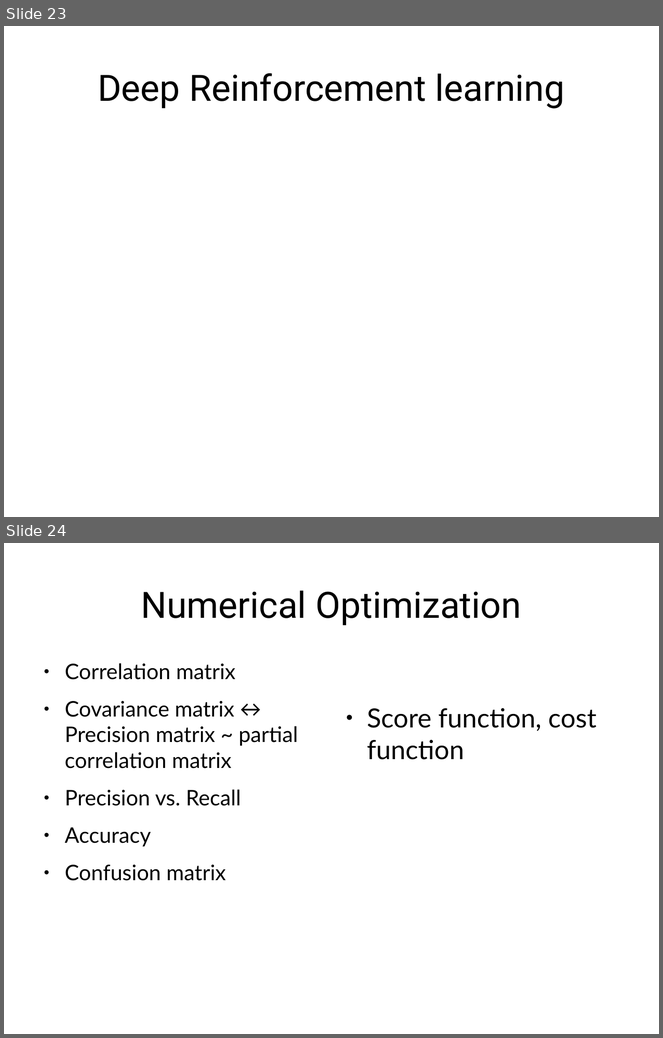
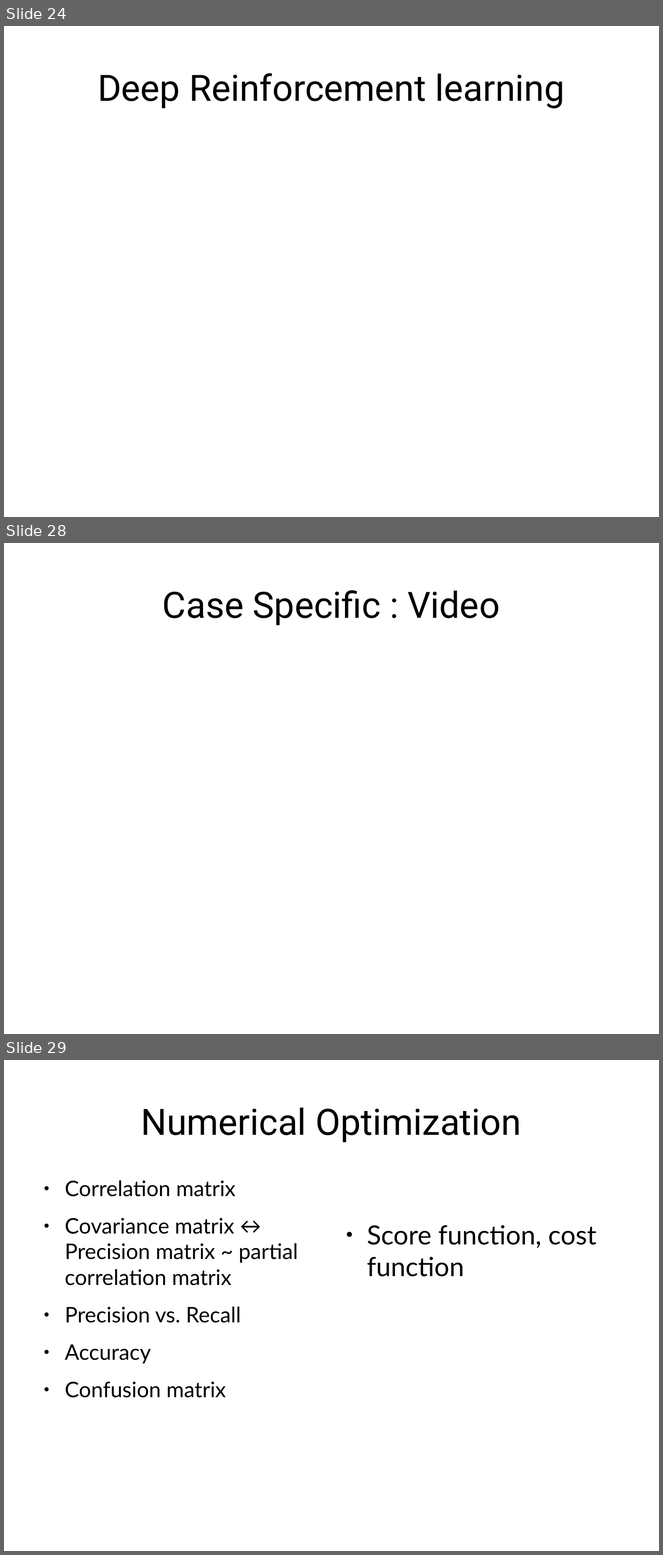
Before and after one commit to TedJeong/vipidly-vociferous, a slide deck: notes/머신러닝부터최적화문제까지.odp. Shown one above the other, each under a label of ours: slides 23 and 24 before the commit, slides 24, 28 and 29 after it; the slides between them are not shown. The pictures are 663x1038 and 663x1555 pixels, drawn with LibreOffice and Linux fonts; fonts in the diff are those of the drawing. Boxes give left, top, right and bottom in pixels: in the first picture for what was removed or moved away, otherwise in the second. Text is boxed around its words. In the diff, an @@ line names an element or a change of style, - is before the commit and + after.

```diff
--- a/notes/머신러닝부터최적화문제까지.odp
+++ b/notes/머신러닝부터최적화문제까지.odp
@@ slide 28 added at (4, 543, 659, 1034), background #FFFFFF @@
@@ title added at (163, 590, 500, 626), 44 pt, text #000000 @@
+Case Specific : Video
@@ what was slide 23 is now slide 24 @@
@@ what was slide 24 is now slide 29 @@
```
Also in this commit, not shown: 1 slide changed, 5 other slides added, 1 slide removed, 9 other files.
